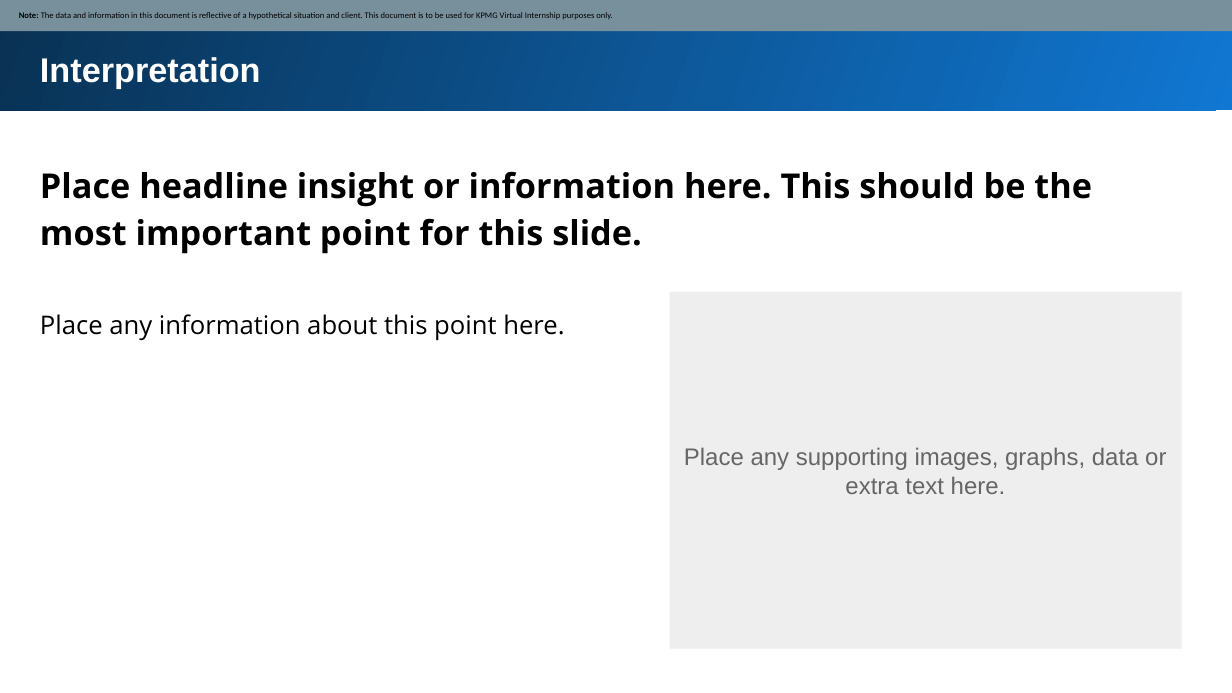
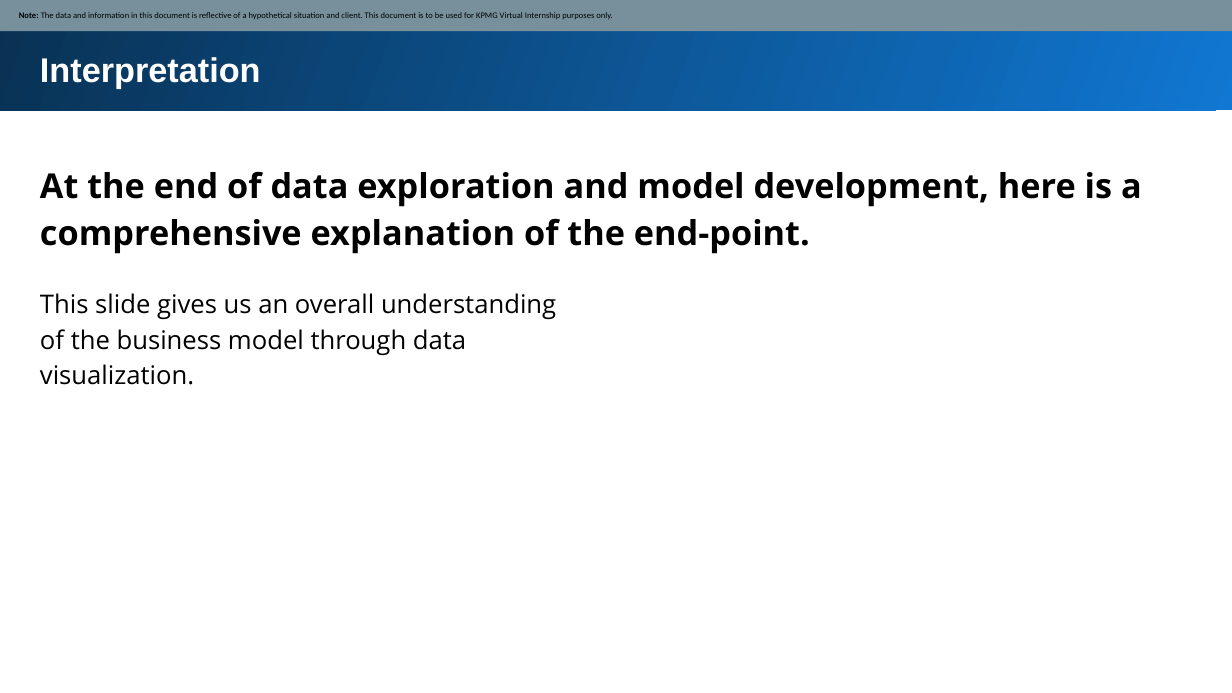
Before and after one commit to Mikingsley02/KPMG_Intern, a slide deck: slide 6 of Task_2/Module_2_Template_slide.pptx. Drawn at 1232x693 pixels with LibreOffice and Linux fonts; fonts in the diff are those of the drawing. Boxes give left, top, right and bottom in pixels: in the first picture for what was removed or moved away, otherwise in the second. Text is boxed around its words. In the diff, an @@ line names an element or a change of style, - is before the commit and + after.

```diff
--- a/Task_2/Module_2_Template_slide.pptx
+++ b/Task_2/Module_2_Template_slide.pptx
@@ text at [40, 171, 1142, 254]: text changed @@
-Place headline insight or information here. This should be the most important point for this slide.
+At the end of data exploration and model development, here is a comprehensive explanation of the end-point.
@@ text at [40, 293, 556, 385]: text changed @@
-Place any information about this point here.
+This slide gives us an overall understanding of the business model through data visualization.
@@ rectangle removed at [670, 292, 1183, 649] @@
@@ text removed at [684, 447, 1166, 494] @@
-Place any supporting images, graphs, data or extra text here.
```
Also in this commit, not shown: 3 other slides changed, 6 other files.
